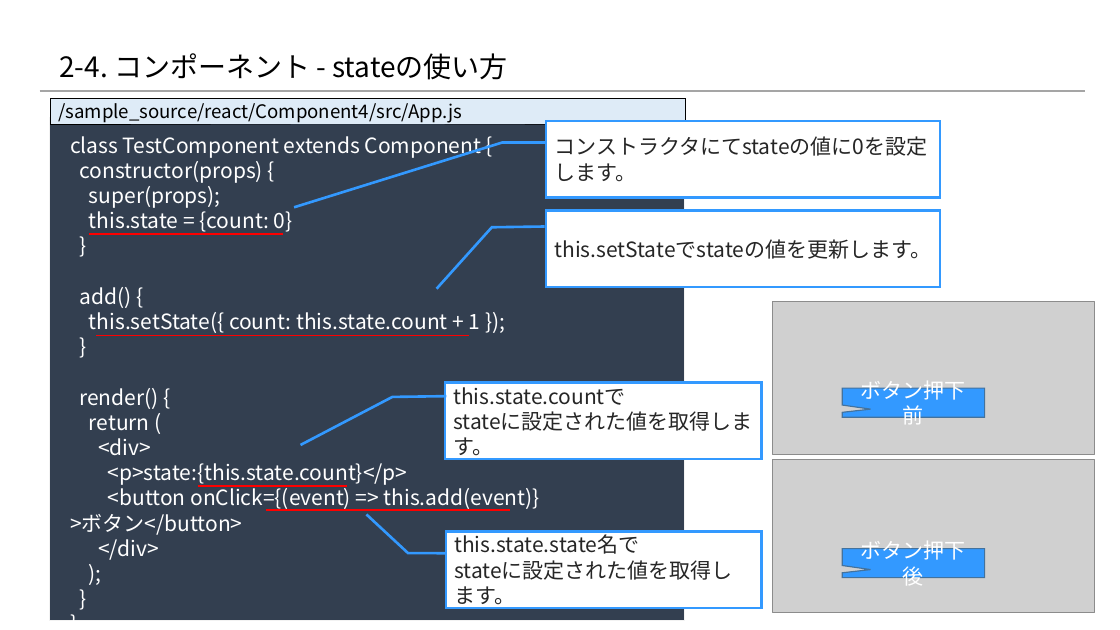
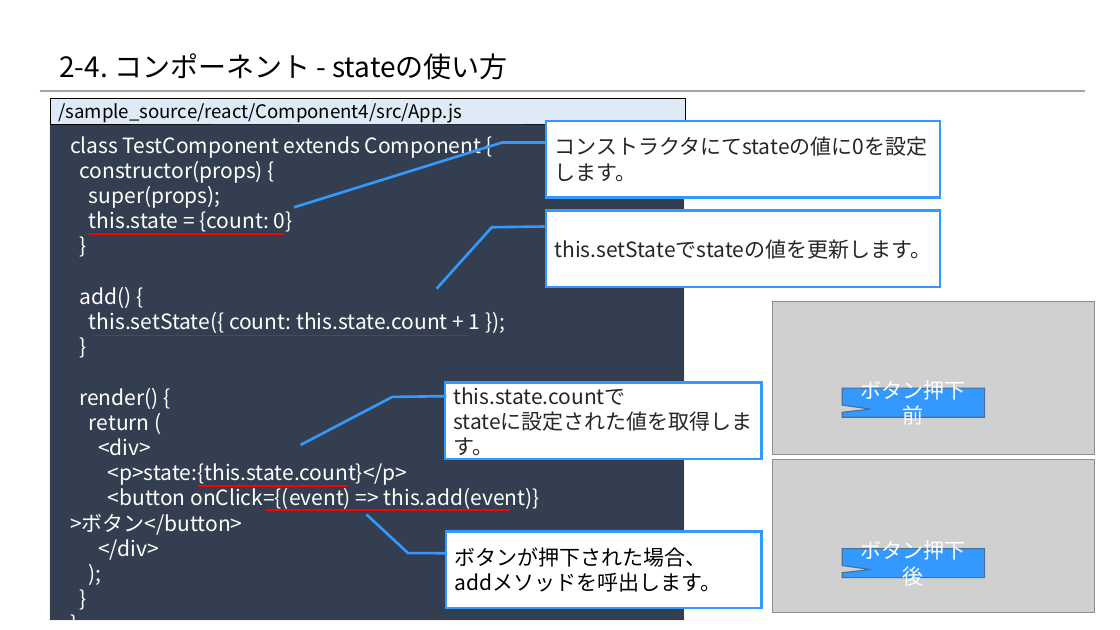
Before and after one commit to 2018SYSTEMI34/diary, a slide deck: slide 7 of doc/02_SlideShare/01.ネタ/２_Reactの基礎/2-4_Reactの基礎知識 ～コンポーネント編～.pptx. Drawn at 1120x630 pixels with LibreOffice and Linux fonts; fonts in the diff are those of the drawing; grey boxes stand for pictures; background and template pictures are left out. Boxes give left, top, right and bottom in pixels: in the first picture for what was removed or moved away, otherwise in the second. Text is boxed around its words. In the diff, an @@ line names an element or a change of style, - is before the commit and + after.

Commit message:
微修正

```diff
--- a/doc/02_SlideShare/01.ネタ/２_Reactの基礎/2-4_Reactの基礎知識 ～コンポーネント編～.pptx
+++ b/doc/02_SlideShare/01.ネタ/２_Reactの基礎/2-4_Reactの基礎知識 ～コンポーネント編～.pptx
@@ text in border callout at bbox=[454, 547, 721, 592]: text changed; text colour #262626 to #000000 @@
-this.state.state名で
-stateに設定された値を取得します。
+ボタンが押下された場合、
+addメソッドを呼出します。
```
